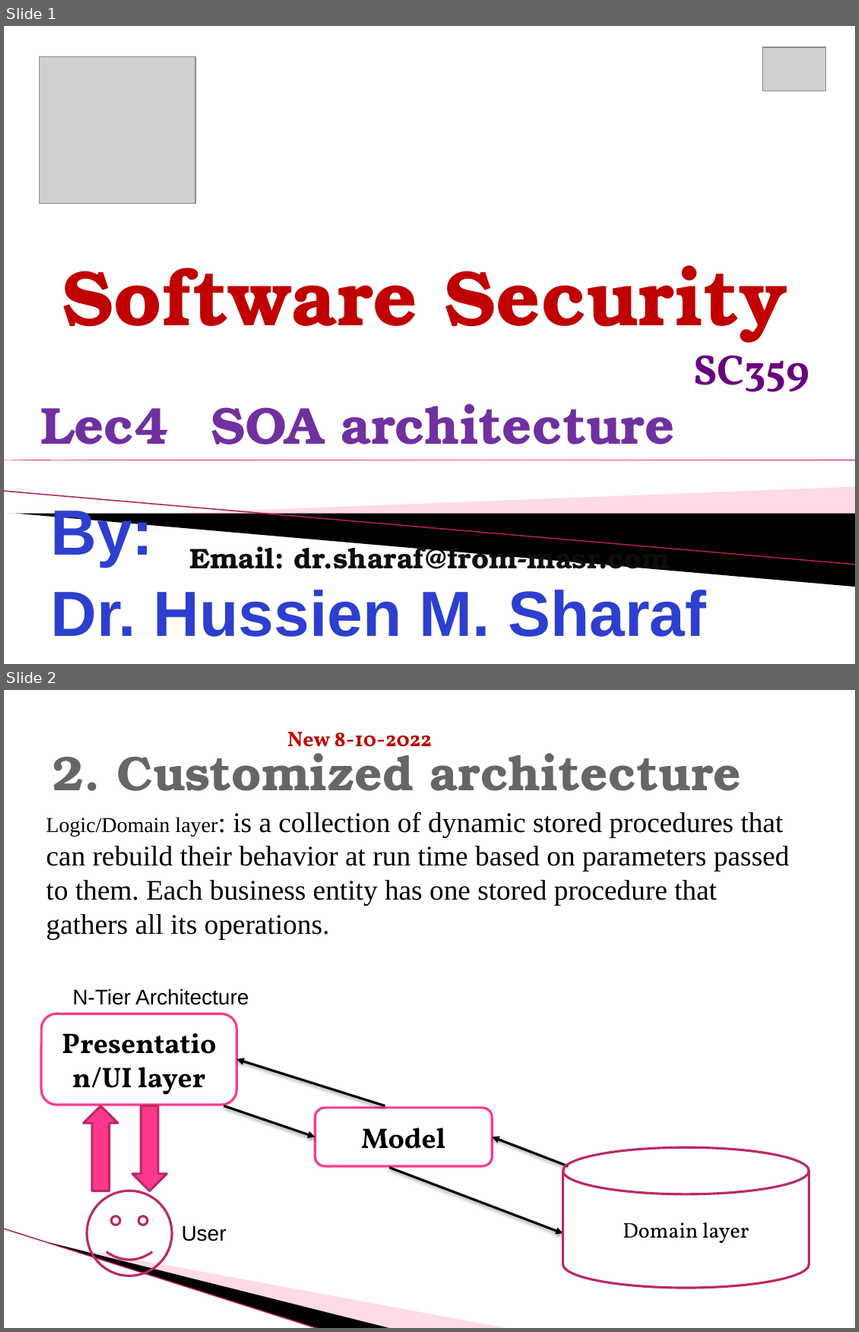
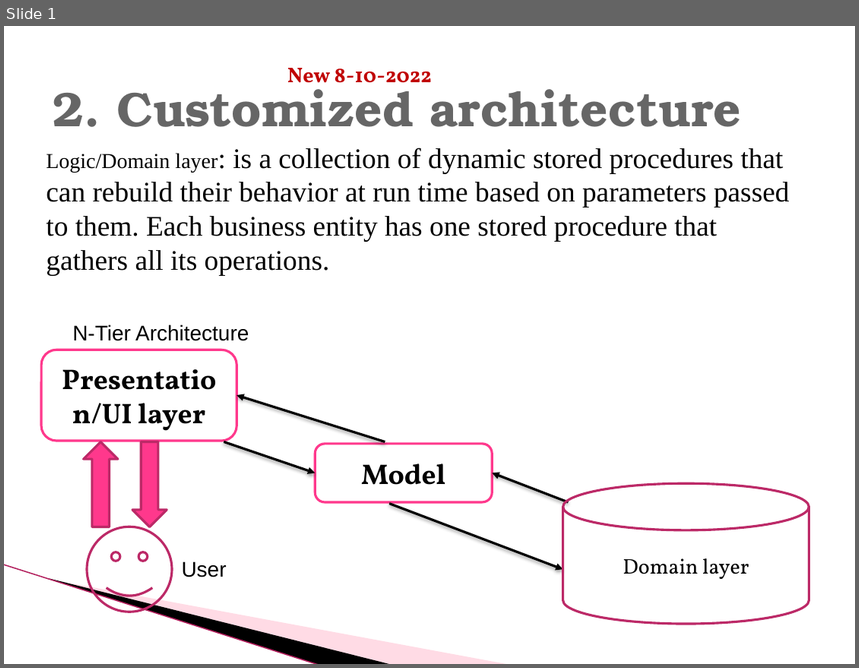
Before and after one commit to KShawki/CU, a slide deck: Security/Hussien-Lectures/Lec4 Securing architecture.pptx. Shown one above the other, each under a label of ours: slides 1 and 2 before the commit, slide 1 after it. The pictures are 859x1332 and 859x668 pixels, drawn with LibreOffice and Linux fonts; fonts in the diff are those of the drawing; grey boxes stand for pictures; background and template pictures are left out. Boxes give left, top, right and bottom in pixels: in the first picture for what was removed or moved away, otherwise in the second. Text is boxed around its words. In the diff, an @@ line names an element or a change of style, - is before the commit and + after.

```diff
--- a/Security/Hussien-Lectures/Lec4 Securing architecture.pptx
+++ b/Security/Hussien-Lectures/Lec4 Securing architecture.pptx
@@ slide 1 removed at <box>4,26,855,664</box>, background #FFFFFF @@
@@ picture removed at <box>763,47,826,91</box> @@
@@ picture removed at <box>40,56,196,204</box> @@
@@ text removed at <box>63,265,788,343</box> @@
-Software Security
@@ text removed at <box>693,355,810,392</box> @@
-SC359
@@ text removed at <box>40,404,675,445</box> @@
-Lec4 SOA architecture
@@ right triangle removed at <box>4,460,855,460</box> @@
@@ line removed from (4, 492) to (855, 565) @@
@@ subtitle removed at <box>51,504,706,637</box> @@
-By:
-Dr. Hussien M. Sharaf
@@ freeform shape removed at <box>161,487,855,532</box> @@
@@ freeform shape removed at <box>7,514,855,587</box> @@
@@ text removed at <box>189,541,671,577</box> @@
-Email: dr.sharaf@from-masr.com
@@ what was slide 2 is now slide 1 @@
```
Also in this commit, not shown: 1 other slide removed, 19 other files.
